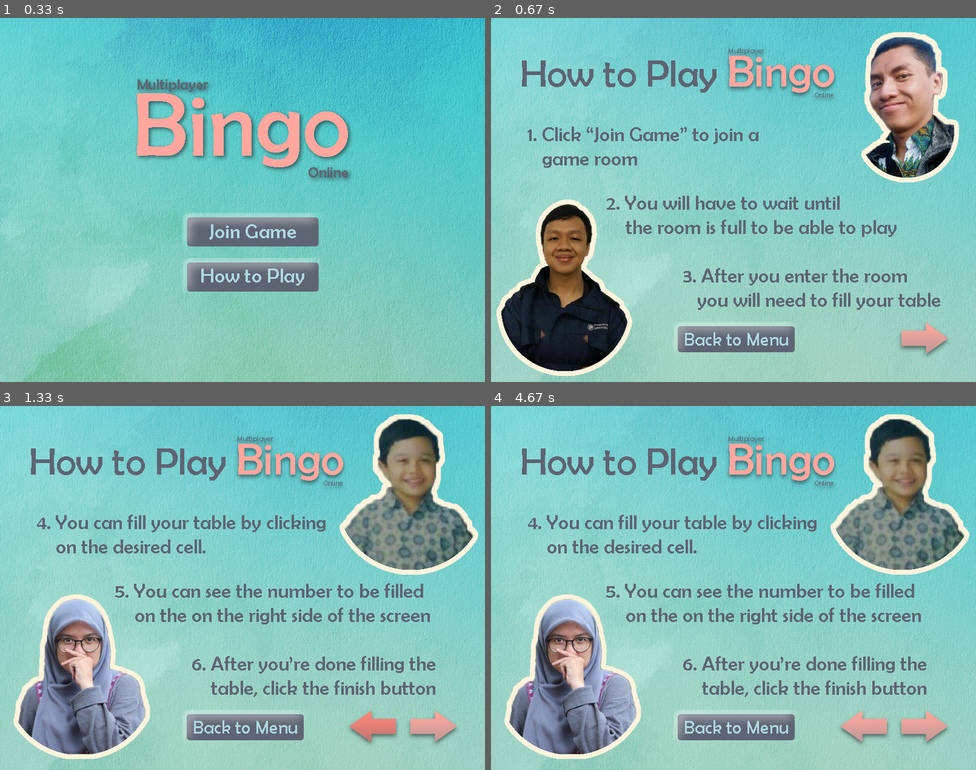
Above: before the commit, frames 1-4 (two rows, left to right).
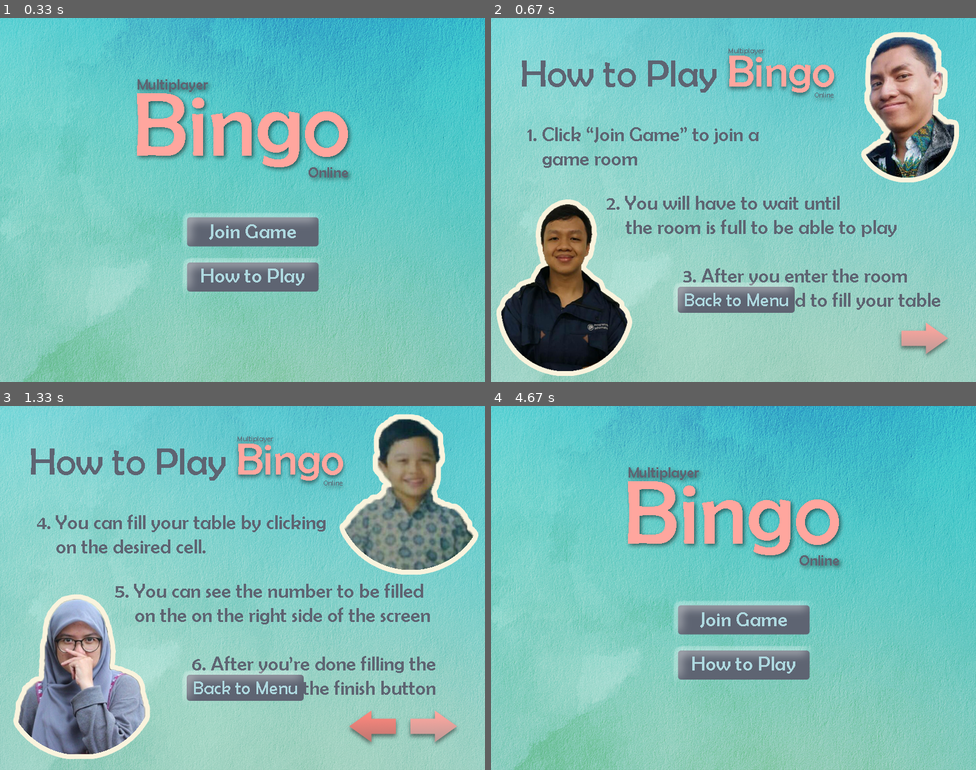
Above: after the commit, the same moments.

Repository: bagasys/bingo-online-pygame
Game: pygame game, started from app.py
Two runs of this game, one before a commit and one after it. Both use one fixed random seed, a clock stepped at 60 frames per second and the inputs below.
Inputs (mouse positions are in pixels of both pictures, inside the frame that each line leads up to):
- Up to frame 1 (0.33 s): no input
- Up to frame 2 (0.67 s): click (743, 276) at 0.43 s
- Up to frame 3 (1.33 s): click (431, 729) at 0.8 s; click (373, 729) at 1.2 s
- Up to frame 4 (4.67 s): click (922, 729) at 2.6 s; press the mouse at (573, 511) at 3.9 s; move the mouse to (665, 598) at 4 s; release the mouse at (752, 686) at 4.13 s; press the mouse at (743, 620) at 4.3 s; move the mouse to (752, 551) at 4.4 s; release the mouse at (762, 486) at 4.53 s

Frame 1 is identical in both runs. In frame 2, 3.7% of the frame differs, in the area x 37-63%, y 72-92%; in frame 3, 3.7%; in frame 4, 72%, in the area x 0-100%, y 0-100%.

Commit message:
Final Banget
yeay....... alhamdulillah

Diff:
--- a/app.py
+++ b/app.py
@@ -48,12 +48,12 @@
 
         self.texts_play = [Text("Selected Number", 40, 625, 150, 60, 100, (0, 0, 0)),]
 
-        self.texts_winplay = [Text("Winner", 40, 550, 150, 60, 100, (0, 0, 0)),
-                              Text("", 40, 550, 0, 60, 100, (0, 0, 0)),
-                              Text("", 40, 550, 0, 60, 100, (0, 0, 0)),
-                              Text("", 40, 550, 0, 60, 100, (0, 0, 0)),
-                              Text("", 40, 550, 0, 60, 100, (0, 0, 0)),
-                              Text("", 40, 550, 0, 60, 100, (0, 0, 0))]
+        self.texts_winplay = [Text("Winner", 40, 625, 150, 60, 100, (94, 100, 114)),
+                              Text("", 40, 530, 0, 60, 100, (94, 100, 114)),
+                              Text("", 40, 530, 0, 60, 100, (94, 100, 114)),
+                              Text("", 40, 530, 0, 60, 100, (94, 100, 114)),
+                              Text("", 40, 530, 0, 60, 100, (94, 100, 114)),
+                              Text("", 40, 530, 0, 60, 100, (94, 100, 114))]
 
         self.buttons_tabelwinplay = [Button("Lihat Tabel", 30, 625, 230, 125, 30, (0, 255, 0)),
                                      Button("Lihat Tabel", 30, 625, 280, 125, 30, (0, 255, 0)),
@@ -61,7 +61,7 @@
                                      Button("Lihat Tabel", 30, 625, 380, 125, 30, (0, 255, 0)),
                                      Button("Lihat Tabel", 30, 625, 430, 125, 30, (0, 255, 0))]
 
-        self.texts_winnername = [Text("", 40, 300, 10, 60, 100, (0, 0, 0)),]
+        self.texts_winnername = [Text("", 40, 400, 10, 60, 100, (94, 100, 114)),]
 
         self.buttons_winplay = [Button("Play Again", 30, 450, 150, 120, 60, (0, 255, 0)),
                                 Button("Back to Home", 30, 450, 220, 130, 60, (0, 255, 255)),]
@@ -78,15 +78,15 @@
         btn_confirm = ButtonImg('confirm',0, 0, ['Confirm netral.png', 'Confirm hover.png', 'Confirm clicked.png'])
         btn_backtomenu = ButtonImg('back_to_menu', 0, 0, ['Back to Menu netral.png', 'Back to Menu hover.png', 'Back to Menu clicked.png'])
         self.buttons_welcome = [ButtonImg('join' ,300, 320, ['Join Game netral.png', 'Join Game hover.png', 'Join Game clicked.png']), ButtonImg('how_to_play' ,300, 395, ['How to Play netral.png', 'How to Play hover.png', 'How To Play clicked.png'])]
-        self.buttons_howtoplay = [ButtonImg('back_to_menu', 300, 500, ['Back to Menu netral.png', 'Back to M …(231 unchanged characters)…
+        self.buttons_howtoplay = [ButtonImg('back_to_menu', 300, 435, ['Back to Menu netral.png', 'Back to M …(231 unchanged characters)…
         self.buttons_prepare = [ButtonImg('finish', 555, 400, ['Finish netral.png', 'Finish hover.png', 'Finish clicked.png'])]
         self.buttons_play = [ButtonImg('confirm',555, 330, ['Confirm netral.png', 'Confirm hover.png', 'Confirm clicked.png']),]
         self.buttons_winner = [
-            ButtonImg('view_winner', 555, 230, ['View Table netral.png', 'View Table hover.png', 'View Table clicked.png']),
-            ButtonImg('view_winner', 555, 300, ['View Table netral.png', 'View Table hover.png', 'View Table clicked.png']),
-            ButtonImg('view_winner', 555, 370, ['View Table netral.png', 'View Table hover.png', 'View Table clicked.png']),
-            ButtonImg('view_winner', 555, 440, ['View Table netral.png', 'View Table hover.png', 'View Table clicked.png']),
-            ButtonImg('view_winner', 555, 510, ['View Table netral.png', 'View Table hover.png', 'View Table clicked.png']),
+            ButtonImg('view_winner', 580, 230, ['View Table netral.png', 'View Table hover.png', 'View Table clicked.png']),
+            ButtonImg('view_winner', 580, 290, ['View Table netral.png', 'View Table hover.png', 'View Table clicked.png']),
+            ButtonImg('view_winner', 580, 350, ['View Table netral.png', 'View Table hover.png', 'View Table clicked.png']),
+            ButtonImg('view_winner', 580, 410, ['View Table netral.png', 'View Table hover.png', 'View Table clicked.png']),
+            ButtonImg('view_winner', 580, 470, ['View Table netral.png', 'View Table hover.png', 'View Table clicked.png']),
         ]
 
 
@@ -236,8 +236,7 @@
                     else:
                         btn.onNormal()
 
-
-        self.screen.fill((128, 128, 128))
+        self.screen.blit(self.background, (0, 0))
 
         # self.game.winners[self.indeksTabel]['tabel'].draw(self.screen)
         self.winnerTabel.tabel = self.game.winners[self.indeksTabel]['tabel']
@@ -252,13 +251,13 @@
 
         for i in range (len(self.game.winners)):
             self.texts_winplay[i + 1].text = str(self.game.winners[i]['id'] + 1)
-            self.texts_winplay[i + 1].y = 150 + (i + 1) * 50
+            self.texts_winplay[i + 1].y = 150 + (i + 1) * 60
 
         for text in self.texts_winplay:
             text.draw(self.screen)
 
         for winner in self.texts_winnername:
-            winner.text = "player " + str(self.game.winners[self.indeksTabel]['id'] + 1) + " table"
+            winner.text = "Player " + str(self.game.winners[self.indeksTabel]['id'] + 1) + " table"
             winner.draw(self.screen)
         self.button_reset.draw(self.screen)
 
--- a/text.py
+++ b/text.py
@@ -13,7 +13,7 @@
 
     def draw(self, screen):
         font = pygame.font.SysFont("comicsans", self.font_size)
-        text = font.render(self.text, 1, (255, 255, 255))
+        text = font.render(self.text, 1, (94, 100, 114))
         screen.blit(text, (self.x + round(self.width / 2) - round(text.get_width() / 2), self.y + round(self.height / 2) - round(text.get_height() / 2)))
 
     def isClicked(self, pos):
